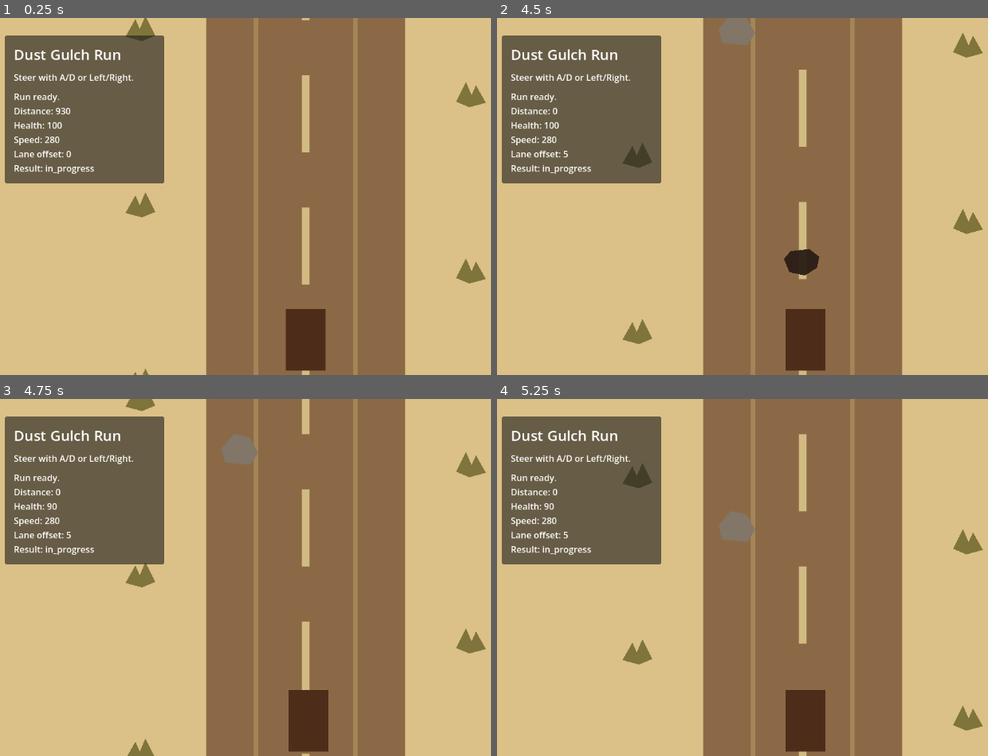
Above: before the commit, frames 1-4 (two rows, left to right).
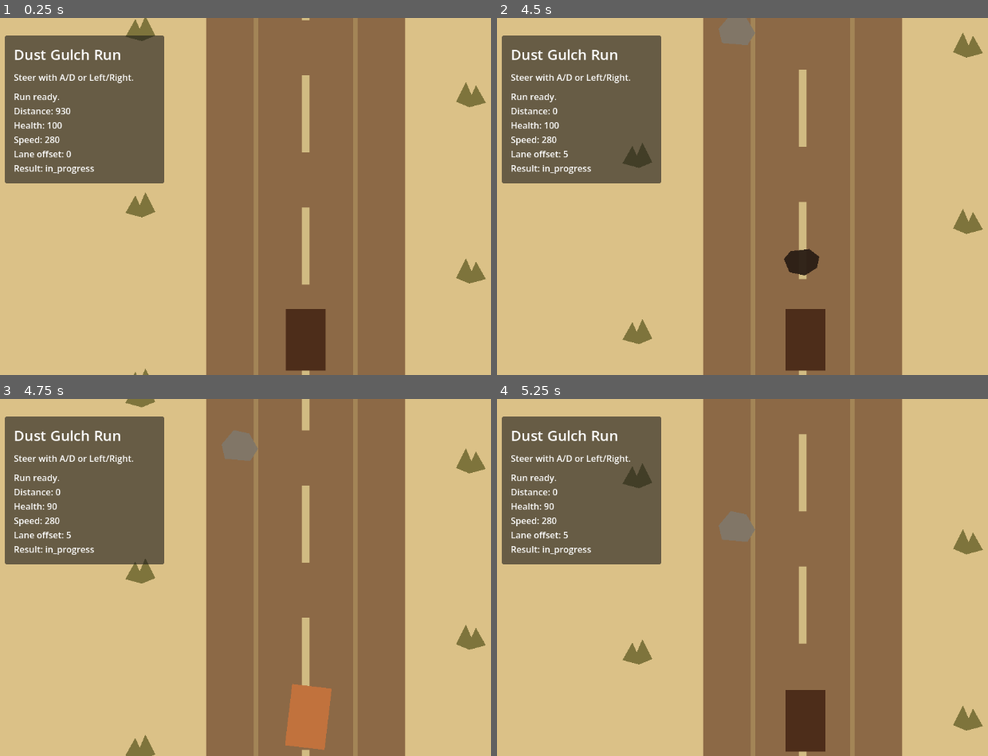
Above: after the commit, the same moments.

Repository: bbenefield89/The-Last-Delivery-to-Dust-Gulch
Game: Godot game, scene res://Scenes/AppRoot/AppRoot.tscn
Two runs of this game, one before a commit and one after it. Both use one fixed random seed, a clock stepped at 60 frames per second and the inputs below.
Inputs (mouse positions are in pixels of both pictures, inside the frame that each line leads up to):
- Up to frame 1 (0.25 s): no input
- Up to frame 2 (4.5 s): tap Enter at 0.5 s; move the mouse to (943, 178) at 0.52 s; hold D (steer_right) 0.53-1.25 s; hold Shift 0.53-1.25 s; click (943, 178) at 0.67 s; drag from (673, 214) to (771, 267) at 1.27 s; move the mouse to (865, 117) at 2.02 s; hold D (steer_right) 2.03-2.75 s; tap Ctrl at 2.1 s; drag from (771, 267) to (609, 142) at 2.77 s; move the mouse to (outside the picture) at 3.52 s; hold A (steer_left) 3.53-4.25 s; tap Delete at 3.6 s; drag from (609, 142) to (708, 107) at 4.27 s
- Up to frame 3 (4.75 s): no input
- Up to frame 4 (5.25 s): move the mouse to (835, 577) at 5.02 s; hold S from 5.03 s (still down); tap Enter at 5.1 s; click (835, 577) at 5.17 s

Frames 1-2 are identical in both runs. In frame 3, 2.3% of the frame differs, in the area x 25-100%, y 0-100%; in frame 4, nothing differs.

Commit message:
feat(hazards): add impact hit feedback

Diff:
--- a/Scenes/RunScene/run_scene.gd
+++ b/Scenes/RunScene/run_scene.gd
@@ -7,7 +7,15 @@
 const STEER_SPEED := 300.0
 const ROAD_HALF_WIDTH := 220.0
 const WAGON_BASE_Y := 0.0
+const WAGON_BASE_COLOR := Color(0.301961, 0.180392, 0.101961, 1.0)
+const WAGON_HIT_COLOR := Color(0.760784, 0.447059, 0.239216, 1.0)
 const CAMERA_VERTICAL_OFFSET := 260.0
+const IMPACT_FLASH_DURATION := 0.18
+const IMPACT_WOBBLE_DURATION := 0.32
+const IMPACT_SHAKE_DURATION := 0.28
+const IMPACT_WOBBLE_DEGREES := 9.0
+const IMPACT_WOBBLE_FREQUENCY := 22.0
+const IMPACT_SHAKE_AMPLITUDE := 10.0
 const SCROLL_LOOP_HEIGHT := 2880.0
 const CENTER_DASH_SPACING := 240.0
 const CENTER_DASH_SIZE := Vector2(14.0, 140.0)
@@ -21,6 +29,10 @@
 
 var _run_state: RunStateType
 var _scroll_offset := 0.0
+var _impact_flash_remaining := 0.0
+var _impact_wobble_remaining := 0.0
+var _impact_shake_remaining := 0.0
+var _impact_time := 0.0
 
 @onready var _camera: Camera2D = %Camera
 @onready var _hazard_spawner: HazardSpawnerType = %HazardSpawner
@@ -62,6 +74,7 @@
 	_scroll_offset = fposmod(_scroll_offset + _run_state.current_speed * delta, SCROLL_LOOP_HEIGHT)
 	_hazard_spawner.advance(_run_state.current_speed * delta)
 	_apply_hazard_collisions()
+	_update_impact_feedback(delta)
 	_update_wagon_visual()
 	_update_scroll_visuals()
 	_update_camera_framing()
@@ -96,7 +109,15 @@
 	if _camera == null or _wagon == null:
 		return
 
-	_camera.position = Vector2(0.0, _wagon.position.y - CAMERA_VERTICAL_OFFSET)
+	var camera_position := Vector2(0.0, _wagon.position.y - CAMERA_VERTICAL_OFFSET)
+	if _impact_shake_remaining > 0.0:
+		var shake_strength := _impact_shake_remaining / IMPACT_SHAKE_DURATION
+		camera_position += Vector2(
+			cos(_impact_time * 31.0),
+			sin(_impact_time * 43.0)
+		) * IMPACT_SHAKE_AMPLITUDE * shake_strength
+
+	_camera.position = camera_position
 
 
 func _apply_hazard_collisions() -> void:
@@ -107,7 +128,32 @@
 	for collision in collisions:
 		_run_state.wagon_health = max(0, _run_state.wagon_health - collision["damage"])
 		_run_state.last_hit_hazard = collision["type"]
+		_trigger_impact_feedback()
 		(collision["node"] as Node).queue_free()
+
+
+func _update_impact_feedback(delta: float) -> void:
+	if _wagon == null:
+		return
+
+	_impact_time += delta
+	_impact_flash_remaining = max(0.0, _impact_flash_remaining - delta)
+	_impact_wobble_remaining = max(0.0, _impact_wobble_remaining - delta)
+	_impact_shake_remaining = max(0.0, _impact_shake_remaining - delta)
+
+	_wagon.color = WAGON_HIT_COLOR if _impact_flash_remaining > 0.0 else WAGON_BASE_COLOR
+	if _impact_wobble_remaining > 0.0:
+		var wobble_strength := _impact_wobble_remaining / IMPACT_WOBBLE_DURATION
+		_wagon.rotation = sin(_impact_time * IMPACT_WOBBLE_FREQUENCY) * deg_to_rad(IMPACT_WOBBLE_DEGREES) * wobble_strength
+	else:
+		_wagon.rotation = 0.0
+
+
+func _trigger_impact_feedback() -> void:
+	_impact_flash_remaining = IMPACT_FLASH_DURATION
+	_impact_wobble_remaining = IMPACT_WOBBLE_DURATION
+	_impact_shake_remaining = IMPACT_SHAKE_DURATION
+	_impact_time = 0.0
 
 
 func _ensure_scroll_visuals() -> void:
--- a/Tests/Unit/test_run_scene.gd
+++ b/Tests/Unit/test_run_scene.gd
@@ -86,6 +86,57 @@
 	assert_eq(state.last_hit_hazard, &"pothole")
 
 
+func test_hazard_collision_triggers_hit_flash_wobble_and_camera_shake() -> void:
+	var scene = RUN_SCENE.instantiate()
+	add_child_autofree(scene)
+	await wait_process_frames(1)
+
+	var state := RunStateType.new()
+	scene.setup(state)
+
+	var spawner = scene.get_node("%HazardSpawner")
+	spawner.advance(500.0)
+	var hazard: Polygon2D = spawner.get_child(0)
+	for i in range(1, spawner.get_child_count()):
+		spawner.get_child(i).queue_free()
+	hazard.position = Vector2(0.0, 0.0)
+	await wait_process_frames(1)
+	scene._process(0.05)
+
+	var wagon: Polygon2D = scene.get_node("%Wagon")
+	var camera: Camera2D = scene.get_node("%Camera")
+
+	assert_eq(wagon.color, scene.WAGON_HIT_COLOR)
+	assert_ne(wagon.rotation, 0.0)
+	assert_ne(camera.position, Vector2(0.0, -260.0))
+
+
+func test_impact_feedback_recovers_after_timers_expire() -> void:
+	var scene = RUN_SCENE.instantiate()
+	add_child_autofree(scene)
+	await wait_process_frames(1)
+
+	var state := RunStateType.new()
+	scene.setup(state)
+
+	var spawner = scene.get_node("%HazardSpawner")
+	spawner.advance(500.0)
+	var hazard: Polygon2D = spawner.get_child(0)
+	for i in range(1, spawner.get_child_count()):
+		spawner.get_child(i).queue_free()
+	hazard.position = Vector2(0.0, 0.0)
+	await wait_process_frames(1)
+	scene._process(0.05)
+	scene._process(0.4)
+
+	var wagon: Polygon2D = scene.get_node("%Wagon")
+	var camera: Camera2D = scene.get_node("%Camera")
+
+	assert_eq(wagon.color, scene.WAGON_BASE_COLOR)
+	assert_eq(wagon.rotation, 0.0)
+	assert_eq(camera.position, Vector2(0.0, -260.0))
+
+
 func test_camera_tracks_wagon_with_below_center_offset() -> void:
 	var scene = RUN_SCENE.instantiate()
 	add_child_autofree(scene)
--- a/project.godot
+++ b/project.godot
@@ -11,9 +11,9 @@
 [application]
 
 config/name="Last Delivery to Dust Gulch"
+run/main_scene="res://Scenes/AppRoot/AppRoot.tscn"
 config/features=PackedStringArray("4.6", "GL Compatibility")
 config/icon="res://icon.svg"
-run/main_scene="res://Scenes/AppRoot/AppRoot.tscn"
 
 [editor_plugins]
 
Not shown, added: Assets/Audio/Confronting The Man In Black.ogg.import
Not shown, added: Assets/Audio/Fetlocks In The Wind.ogg.import
Not shown, added: Assets/Audio/Slinger Swagger (loop).ogg.import
Not shown, added: Assets/Audio/Too Late To Save The Town.ogg.import
Not shown, added: Assets/Audio/We Don't Need Railroads (loop).ogg.import
Not shown, added: Assets/Audio/We Ride At Dawn! (loop).ogg.import
Not shown, added: Assets/Audio/Whiskey Barn Dance (loop).ogg.import
Not shown, added: Assets/Audio/Whiskey Barn Dance.ogg.import
Not shown, added: Assets/Audio/Wild West Music - Harvey Carman/MP3/Confronting The Man In Black.mp3.import
Not shown, added: Assets/Audio/Wild West Music - Harvey Carman/MP3/Fetlocks In The Wind.mp3.import
Not shown, added: Assets/Audio/Wild West Music - Harvey Carman/MP3/Slinger Swagger (loop).mp3.import
Not shown, added: Assets/Audio/Wild West Music - Harvey Carman/MP3/Too Late To Save The Town.mp3.import
(and 56 more such lines)
